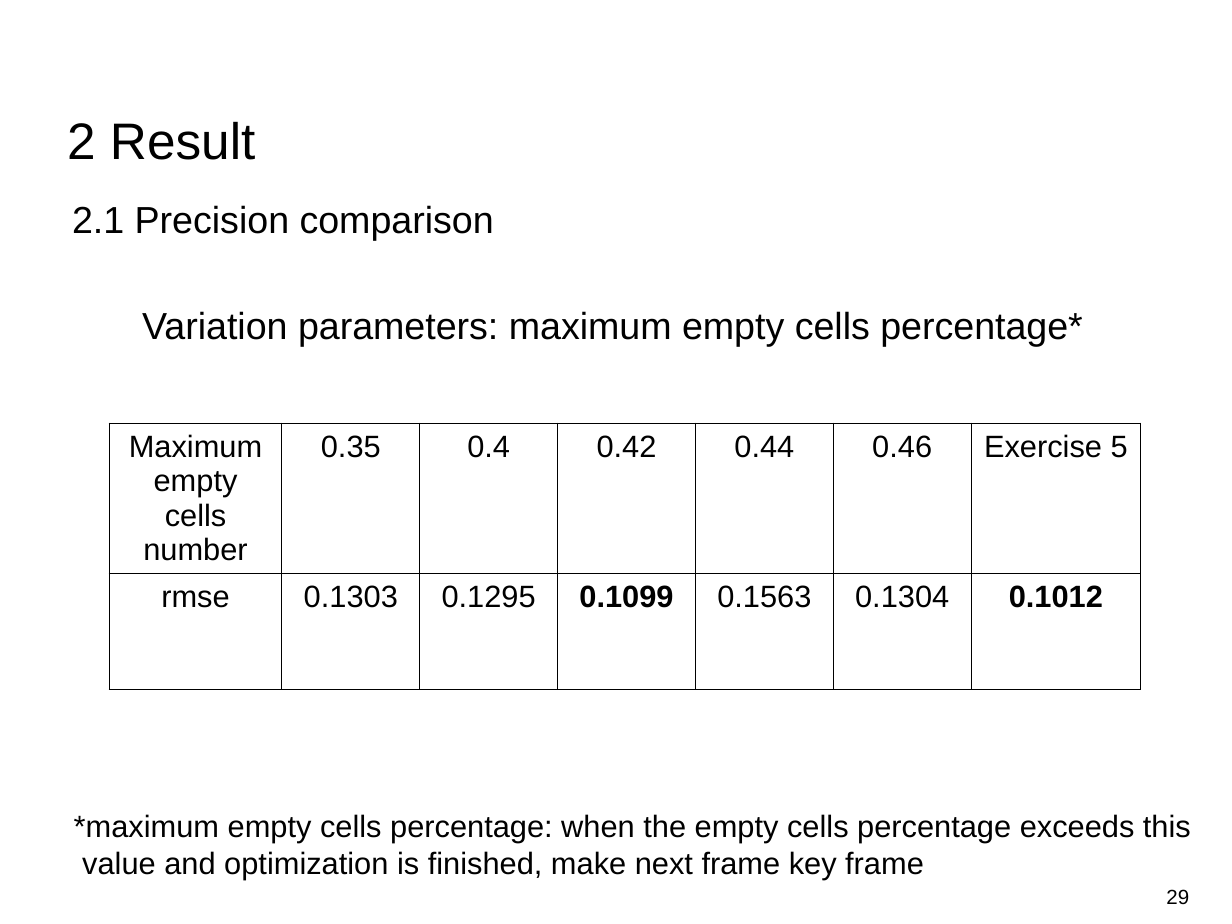
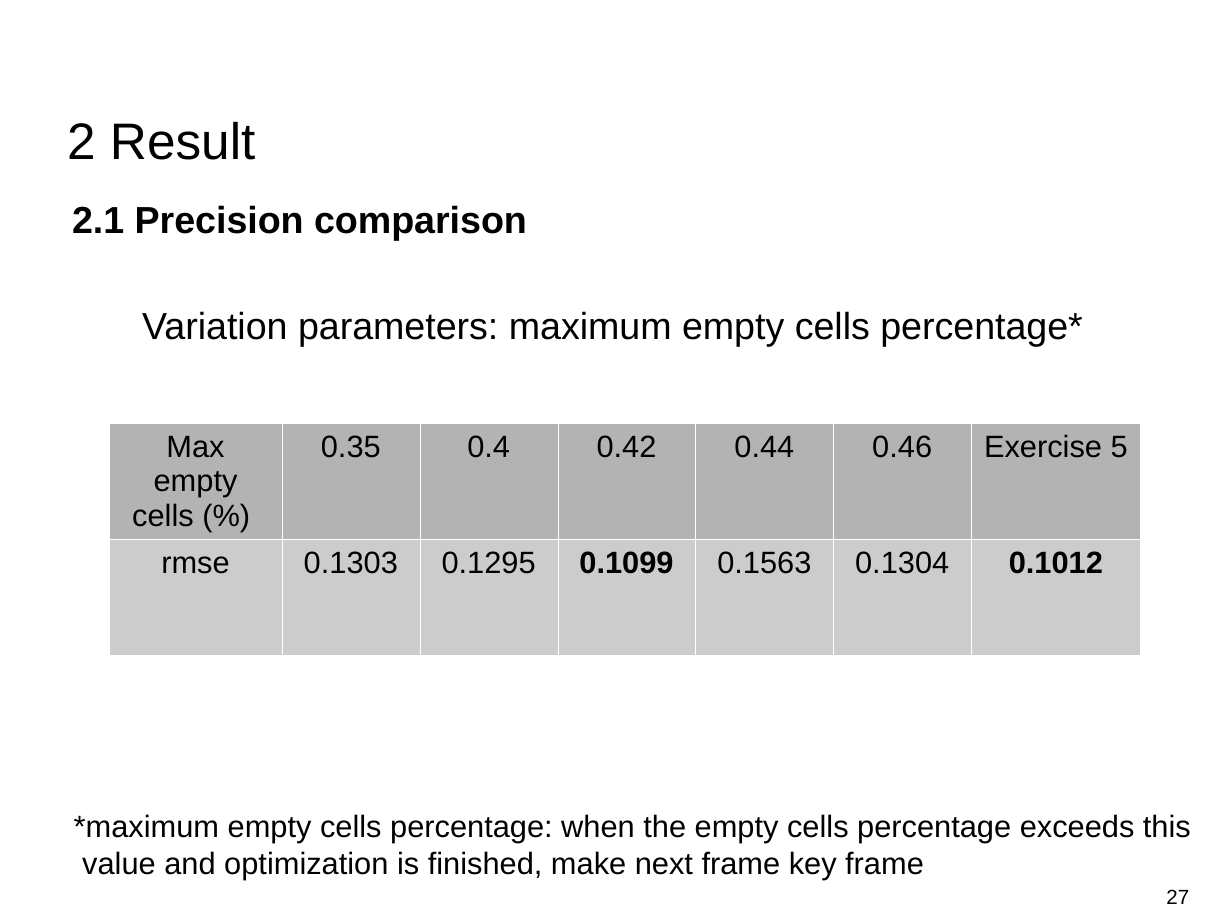
Before and after one commit to Tom-Huang/visual_navigation, a slide deck: slide 27 of FInal_Indirect Visual Odometry with Optical Flow.odp (slide 29 before the commit). Drawn at 1232x924 pixels with LibreOffice and Linux fonts; fonts in the diff are those of the drawing; background and template pictures are left out. Boxes give left, top, right and bottom in pixels: in the first picture for what was removed or moved away, otherwise in the second. Text is boxed around its words. In the diff, an @@ line names an element or a change of style, - is before the commit and + after.

```diff
--- a/FInal_Indirect Visual Odometry with Optical Flow.odp
+++ b/FInal_Indirect Visual Odometry with Optical Flow.odp
@@ text "2.1 Precision comparison" at [72, 205, 527, 241]: bold on @@
@@ table at [110, 423, 1142, 654] @@
-row 1, column 1: Maximum empty cells number
+row 1, column 1: Max empty cells (%)
@@ fill none to #B3B3B3 in row 1 @@
@@ fill none to #CCCCCC in row 2 @@
@@ borders changed @@
@@ page number at [1166, 889, 1189, 904]: text changed @@
-29
+27
```
Also in this commit, not shown: 29 other slides changed, 5 slides removed, 5 other files.
